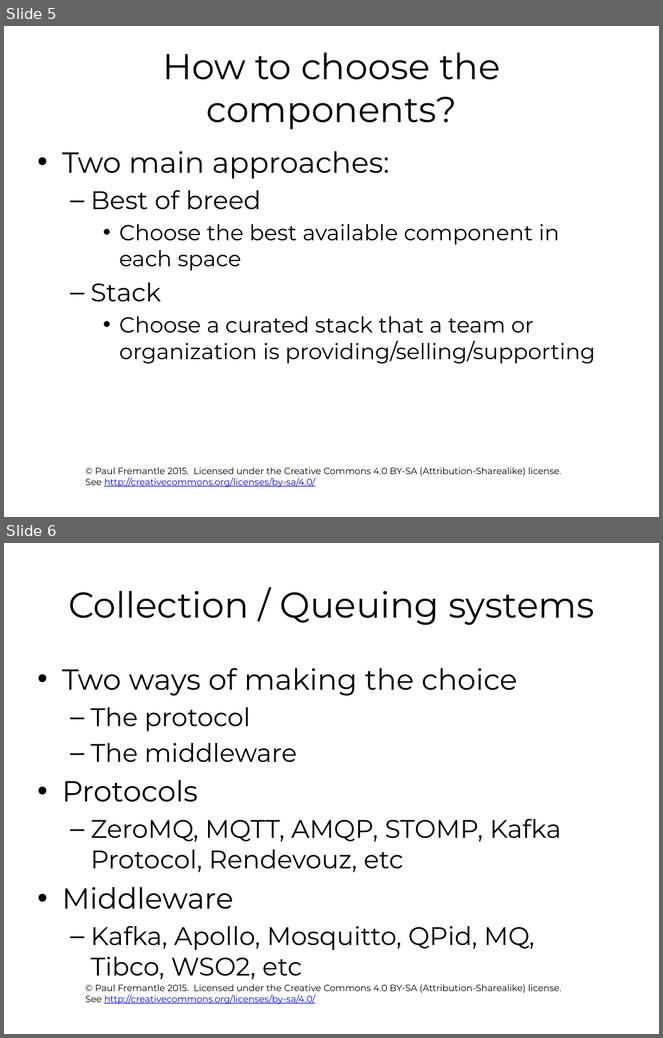
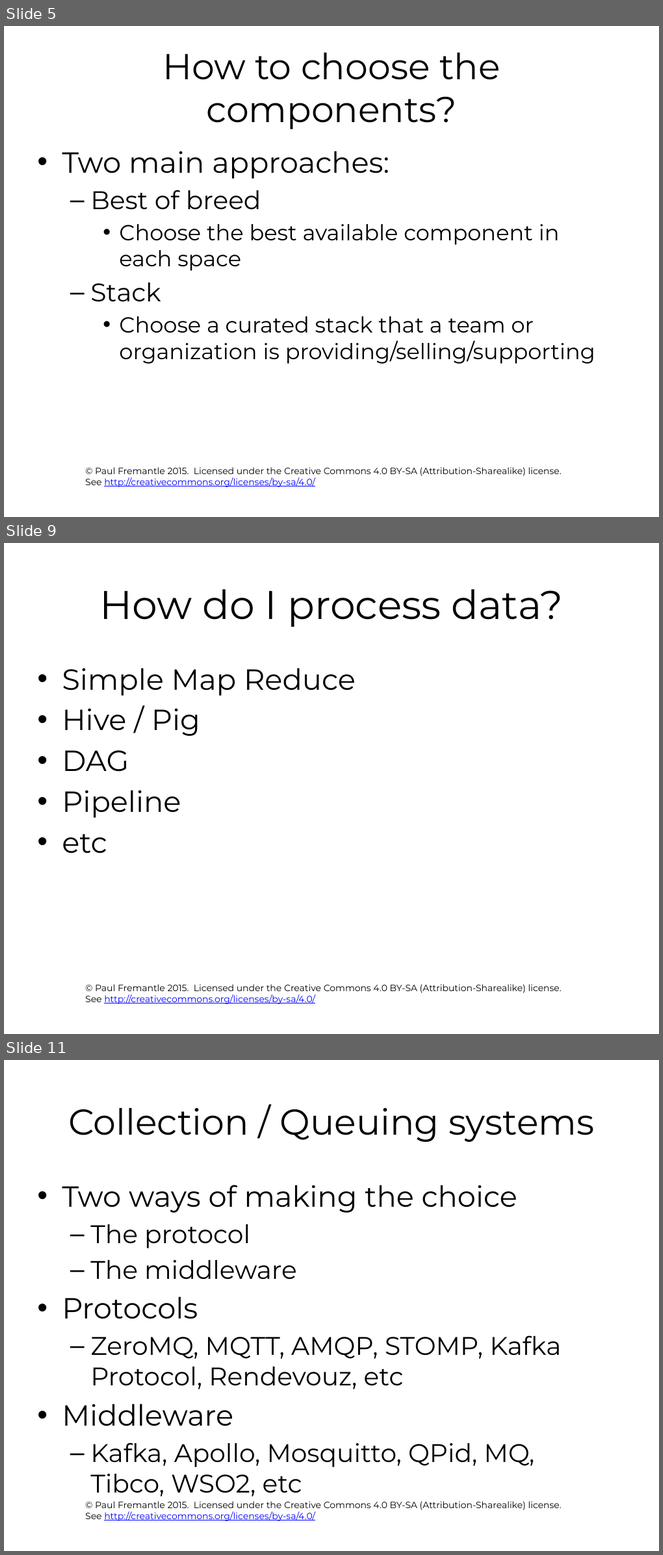
Before and after one commit to pzfreo/ox-clo, a slide deck: pres-source/12-big-data-recap.pptx. Shown one above the other, each under a label of ours: slides 5 and 6 before the commit, slides 5, 9 and 11 after it; the slides between them are not shown. The pictures are 663x1038 and 663x1555 pixels, drawn with LibreOffice and Linux fonts; fonts in the diff are those of the drawing; background and template pictures are left out. Boxes give left, top, right and bottom in pixels: in the first picture for what was removed or moved away, otherwise in the second. Text is boxed around its words. In the diff, an @@ line names an element or a change of style, - is before the commit and + after.

```diff
--- a/pres-source/12-big-data-recap.pptx
+++ b/pres-source/12-big-data-recap.pptx
@@ slide 9 added at <box>4,543,659,1034</box>, background #FFFFFF; not listed: 1 template element that a slide beside it also shows @@
@@ title added at <box>100,589,563,627</box>, 44 pt, text #000000 @@
+How do I process data?
@@ text added at <box>62,668,356,854</box>, 32 pt, text #000000 @@
+• Simple Map Reduce
+• Hive / Pig
+• DAG
+• Pipeline
+• etc
@@ what was slide 6 is now slide 11 @@
```
Also in this commit, not shown: 1 slide changed, 5 other slides added, 1 slide removed, 11 other files.
